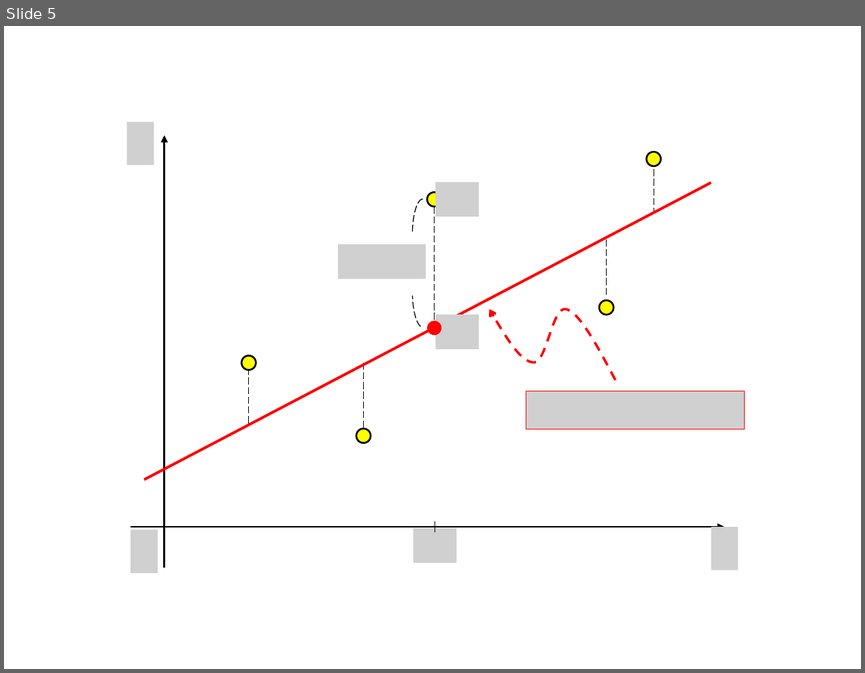
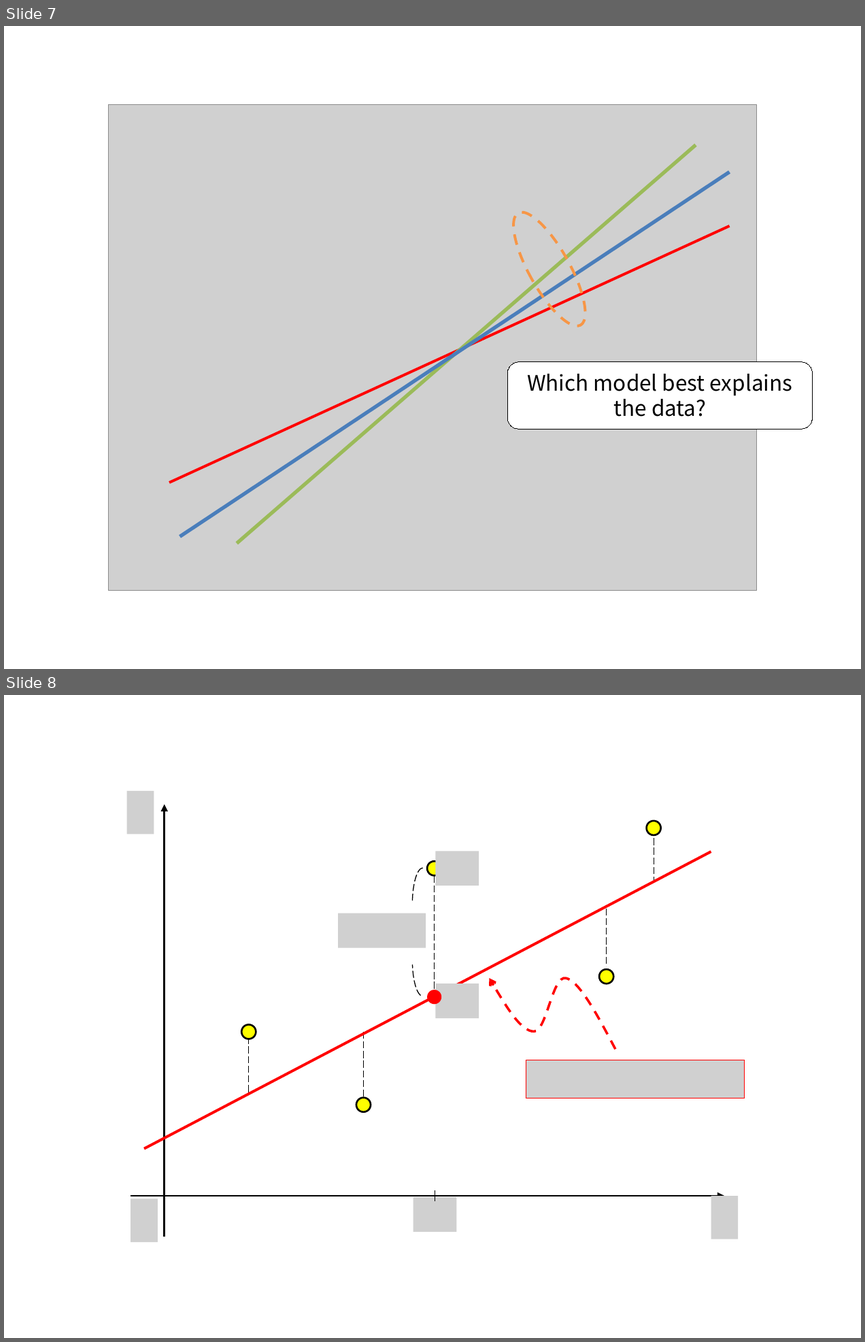
Before and after one commit to answeredbyablemind/answeredbyablemind.github.io, a slide deck: pics/2020-08-24-linear_regression/pics.pptx. Shown one above the other, each under a label of ours: slide 5 before the commit, slides 7 and 8 after it. The pictures are 865x673 and 865x1342 pixels, drawn with LibreOffice and Linux fonts; fonts in the diff are those of the drawing; grey boxes stand for pictures. Boxes give left, top, right and bottom in pixels: in the first picture for what was removed or moved away, otherwise in the second. Text is boxed around its words. In the diff, an @@ line names an element or a change of style, - is before the commit and + after.

```diff
--- a/pics/2020-08-24-linear_regression/pics.pptx
+++ b/pics/2020-08-24-linear_regression/pics.pptx
@@ slide 7 added at (x1=4, y1=26, x2=861, y2=669), background #FFFFFF @@
@@ picture added at (x1=109, y1=105, x2=756, y2=590) @@
@@ line added from (237, 543) to (696, 145), #9BBB59 3 pt @@
@@ line added from (179, 536) to (729, 172), #4B7EBC 3 pt @@
@@ ellipse added at (x1=500, y1=203, x2=598, y2=335), outline #F79646 2.25 pt dashed @@
@@ line added from (169, 482) to (729, 226), #FF0000 2.25 pt @@
@@ rounded rectangle added at (x1=508, y1=362, x2=813, y2=429), fill #FFFFFF, outline #000000 0.75 pt, 18 pt, text #000000 @@
+Which model best explains the data?
@@ what was slide 5 is now slide 8 @@
```
Also in this commit, not shown: 4 other slides added, 20 other files.
